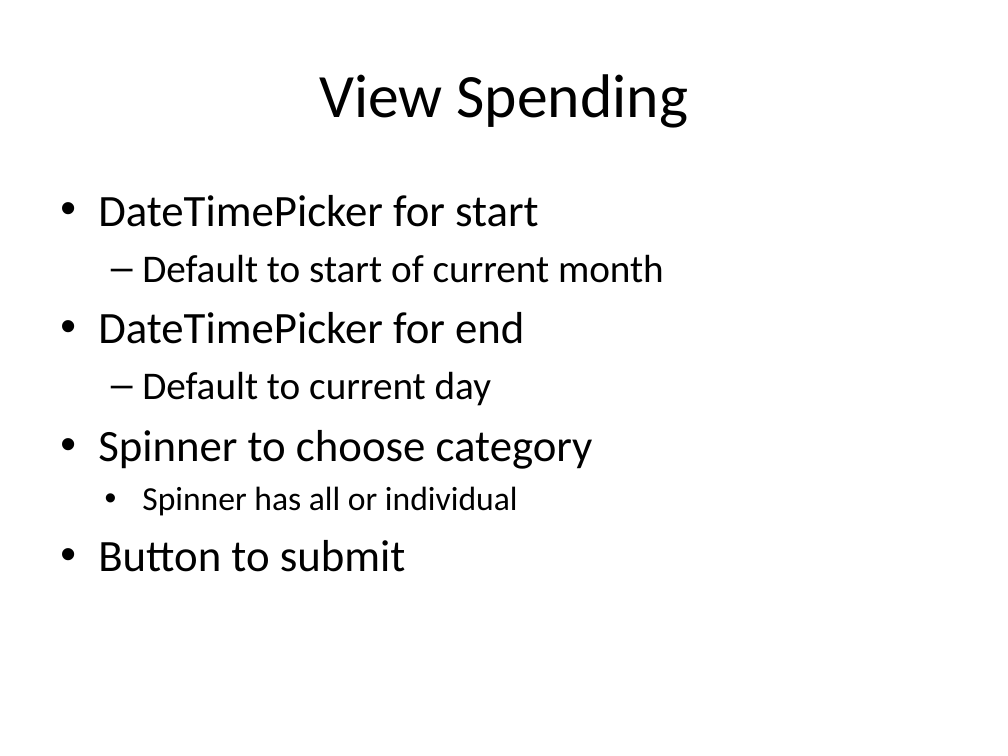
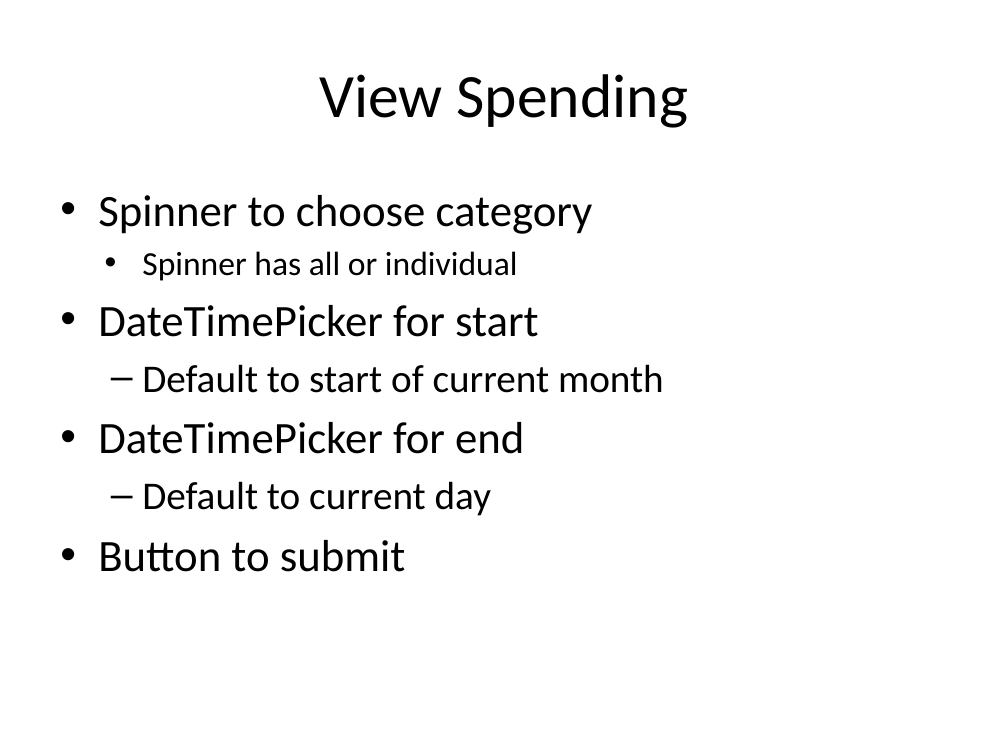
Before and after one commit to KodeFu/cis651project, a slide deck: slide 9 of ProjectLayouts.pptx (slide 7 before the commit). Drawn at 1008x756 pixels with LibreOffice and Linux fonts; fonts in the diff are those of the drawing. Boxes give left, top, right and bottom in pixels: in the first picture for what was removed or moved away, otherwise in the second. Text is boxed around its words. In the diff, an @@ line names an element or a change of style, - is before the commit and + after.

```diff
--- a/ProjectLayouts.pptx
+++ b/ProjectLayouts.pptx
@@ text at <box>98,195,593,281</box>: paragraphs added @@
+• Spinner to choose category
+    • Spinner has all or individual
@@ text at <box>98,430,593,516</box>: paragraphs removed @@
-• Spinner to choose category
-    • Spinner has all or individual
```
Also in this commit, not shown: 7 other slides changed, 1 slide added, 1 slide removed, 37 other files.
